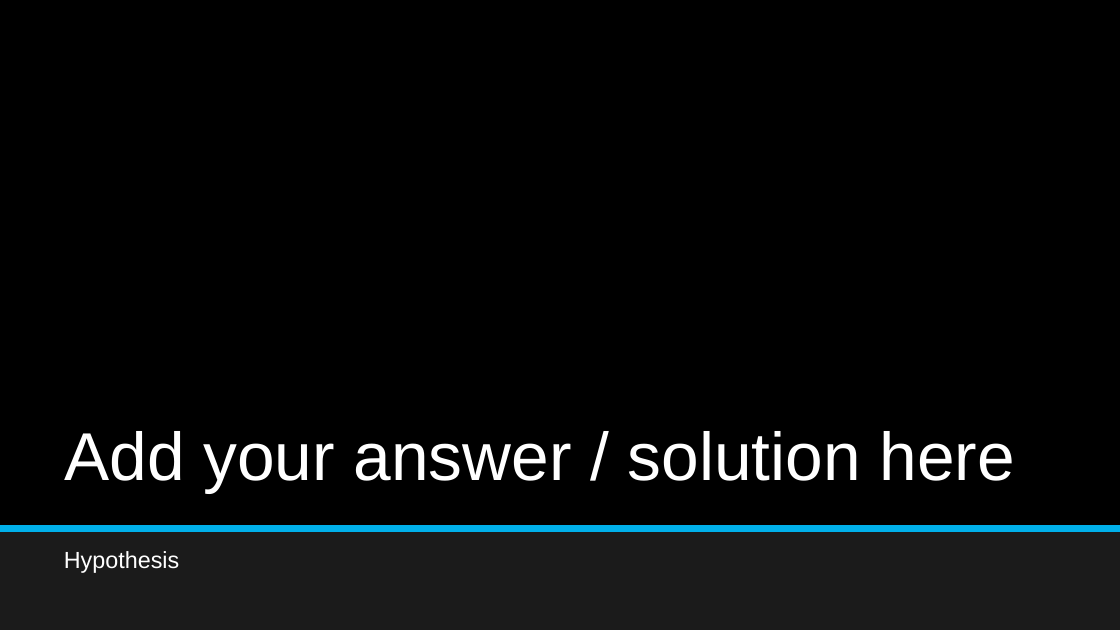
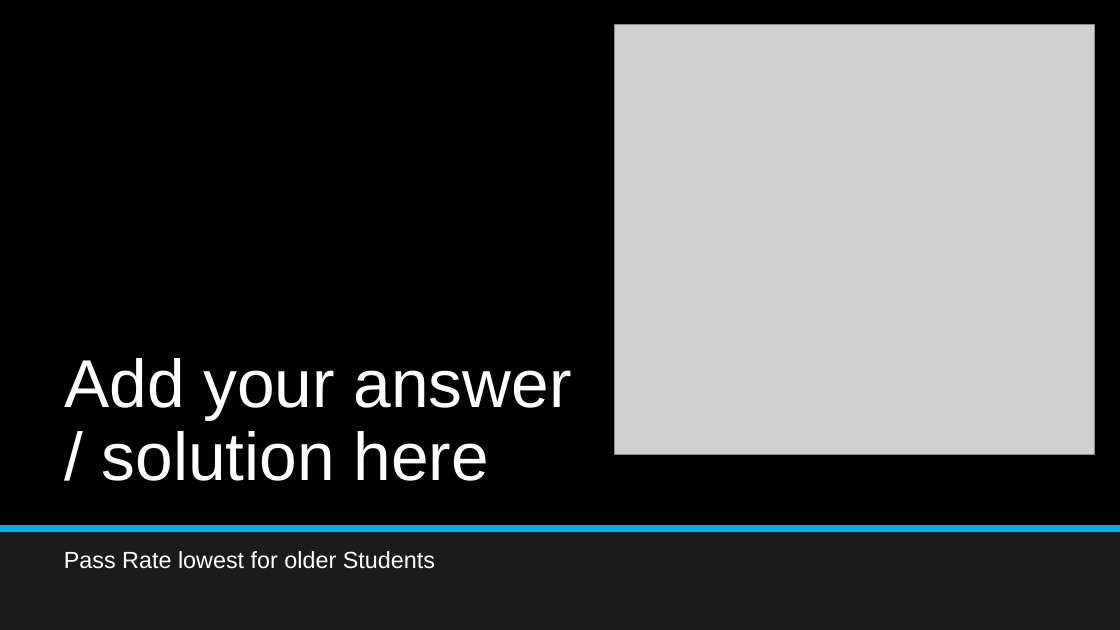
Before and after one commit to aajunwa/capstone, a slide deck: slide 12 of Student Alcohol Consumption Data Science Project.pptx (slide 14 before the commit). Drawn at 1120x630 pixels with LibreOffice and Linux fonts; fonts in the diff are those of the drawing; grey boxes stand for pictures. Boxes give left, top, right and bottom in pixels: in the first picture for what was removed or moved away, otherwise in the second. Text is boxed around its words. In the diff, an @@ line names an element or a change of style, - is before the commit and + after.

Commit message:
added hypothesis

```diff
--- a/Student Alcohol Consumption Data Science Project.pptx
+++ b/Student Alcohol Consumption Data Science Project.pptx
@@ title "Add your answer / solution ..." rewrapped from [64, 431, 1015, 494] to [64, 358, 572, 481] @@
@@ picture added at [615, 24, 1095, 455] @@
@@ text at [64, 551, 435, 569]: text changed @@
-Hypothesis
+Pass Rate lowest for older Students
```
Also in this commit, not shown: 3 other slides changed, 6 slides added, 3 slides removed, 7 other files.
